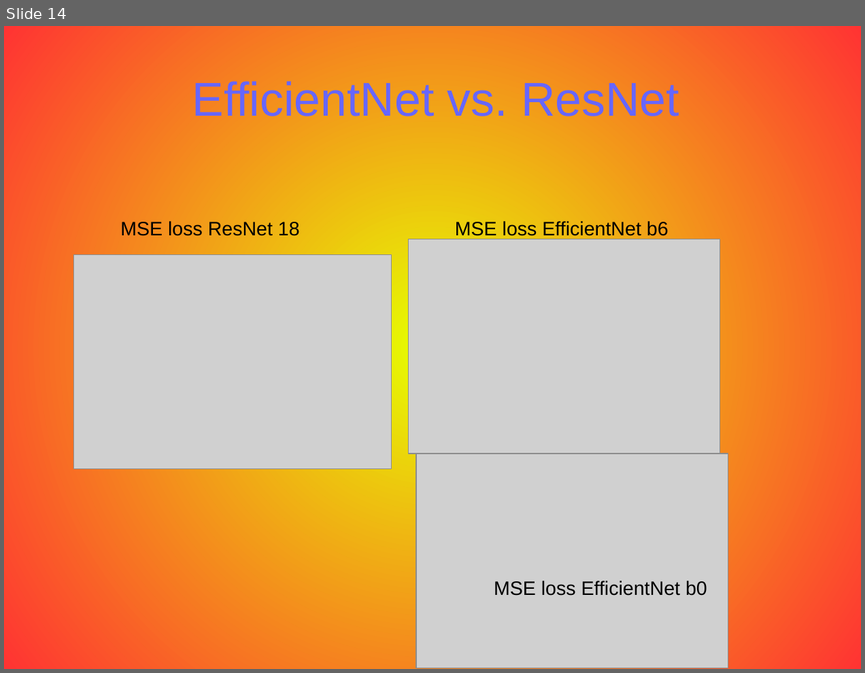
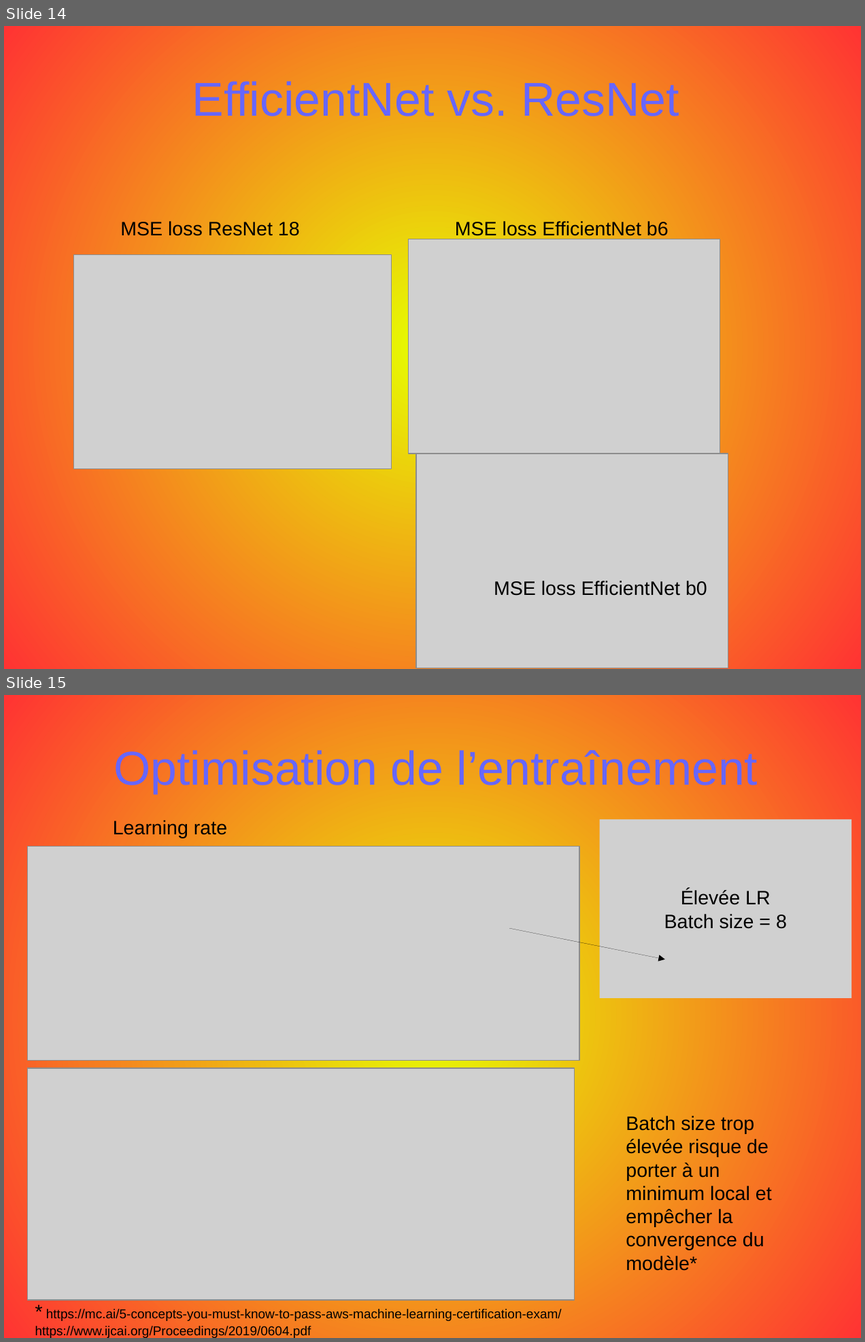
Before and after one commit to opsabarsec/Computer-vision-for-self-driving-cars, a slide deck: documentation/P7_presentation.odp. Shown one above the other, each under a label of ours: slide 14 before the commit, slides 14 and 15 after it. The pictures are 865x673 and 865x1342 pixels, drawn with LibreOffice and Linux fonts; fonts in the diff are those of the drawing; grey boxes stand for pictures. Boxes give left, top, right and bottom in pixels: in the first picture for what was removed or moved away, otherwise in the second. Text is boxed around its words. In the diff, an @@ line names an element or a change of style, - is before the commit and + after.

```diff
--- a/documentation/P7_presentation.odp
+++ b/documentation/P7_presentation.odp
@@ slide 15 added at bbox=[4, 695, 861, 1338], background gradient #E6FF00 to #FF3333 @@
@@ title added at bbox=[113, 750, 757, 794], 44 pt, text #6666FF @@
+Optimisation de l’entraînement
@@ text added at bbox=[113, 820, 227, 838], 18 pt, text #000000 @@
+Learning rate
@@ picture added at bbox=[600, 819, 851, 998], 18 pt, text #000000 @@
+Élevée LR
+Batch size = 8
@@ picture added at bbox=[27, 847, 579, 1060] @@
@@ arrow added from (509, 928) to (665, 960), #000000 0 pt @@
@@ picture added at bbox=[27, 1068, 574, 1300] @@
@@ text added at bbox=[626, 1116, 772, 1271], 18 pt, text #000000 @@
+Batch size trop élevée risque de porter à un minimum local et empêcher la convergence du modèle*
@@ text added at bbox=[35, 1308, 562, 1338], 12 pt, text #000000 @@
+* https://mc.ai/5-concepts-you-must-know-to-pass-aws-machine-learning-certification-exam/
+https://www.ijcai.org/Proceedings/2019/0604.pdf
```
Also in this commit, not shown: 4 slides changed, 1 other slide added, 2 slides removed, 1 other file.
